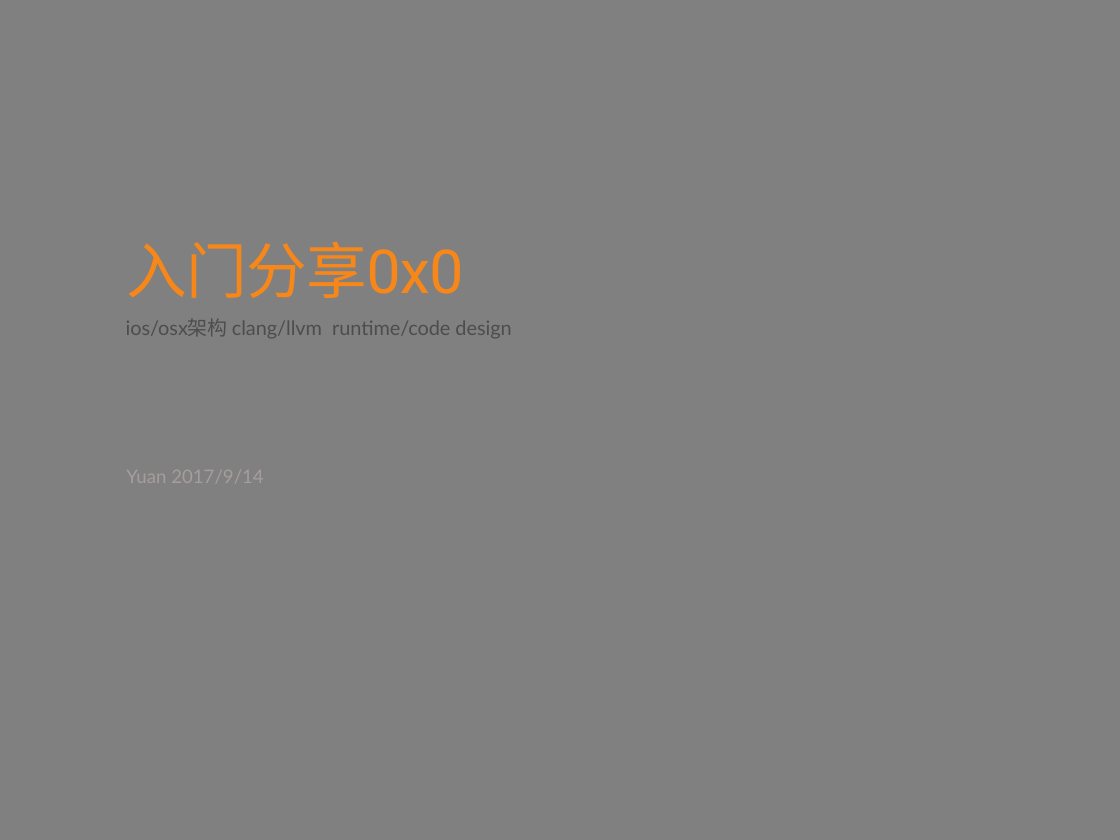
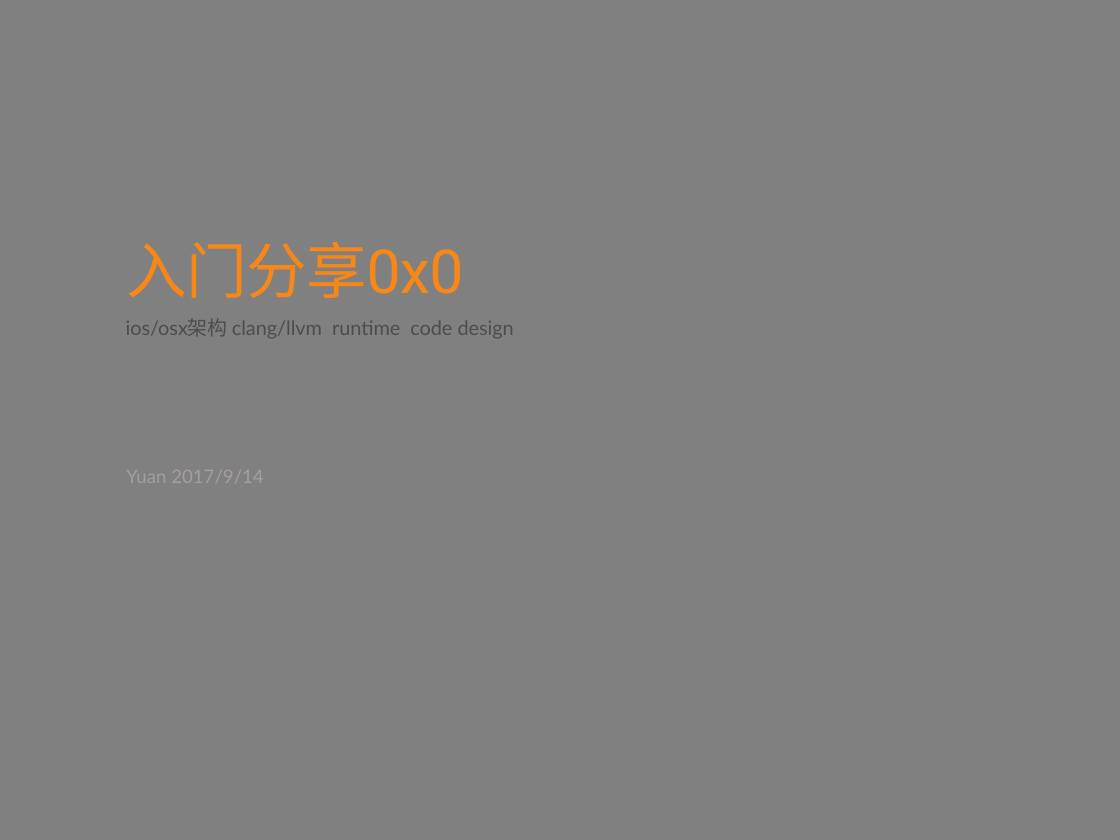
Before and after one commit to liyuan116/ios, a slide deck: slide 1 of 技术分享.pptx. Drawn at 1120x840 pixels with LibreOffice and Linux fonts; fonts in the diff are those of the drawing; background and template pictures are left out. Boxes give left, top, right and bottom in pixels: in the first picture for what was removed or moved away, otherwise in the second. Text is boxed around its words. In the diff, an @@ line names an element or a change of style, - is before the commit and + after.

```diff
--- a/技术分享.pptx
+++ b/技术分享.pptx
@@ text at (x1=126, y1=319, x2=514, y2=338): text changed @@
-  ios/osx架构 clang/llvm runtime/code design
+  ios/osx架构 clang/llvm runtime code design
```
Also in this commit, not shown: 3 other slides changed, 1 slide added, 19 other files.
